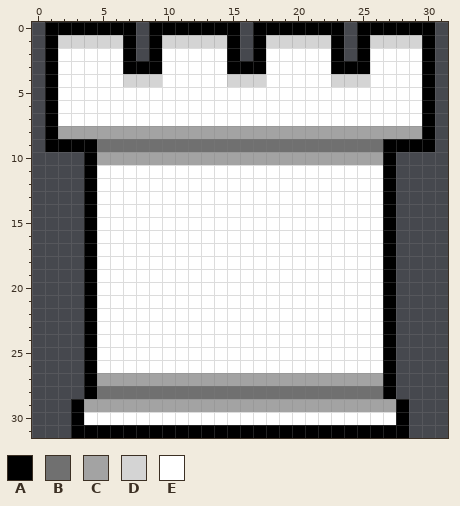
Pixel-art file -- arts/pieces/tower32.ase. That is the earlier state.
32x32 pixels, 1 frame.
Palette (. is transparent): A #000000  B #707070  C #a3a3a3  D #d4d4d4  E #ffffff
Pixels before, first column x 1:
 0 AAAAAAA.AAAAAAA.AAAAAAA.AAAAAA
 1 ADDDDDA.ADDDDDA.ADDDDDA.ADDDDA
 2 AEEEEEA.AEEEEEA.AEEEEEA.AEEEEA
 3 AEEEEEAAAEEEEEAAAEEEEEAAAEEEEA
 4 AEEEEEDDDEEEEEDDDEEEEEDDDEEEEA
 5 AEEEEEEEEEEEEEEEEEEEEEEEEEEEEA
 6 AEEEEEEEEEEEEEEEEEEEEEEEEEEEEA
 7 AEEEEEEEEEEEEEEEEEEEEEEEEEEEEA
 8 ACCCCCCCCCCCCCCCCCCCCCCCCCCCCA
 9 AAAABBBBBBBBBBBBBBBBBBBBBBAAAA
10 ...ACCCCCCCCCCCCCCCCCCCCCCA...
11 ...AEEEEEEEEEEEEEEEEEEEEEEA...
12 ...AEEEEEEEEEEEEEEEEEEEEEEA...
13 ...AEEEEEEEEEEEEEEEEEEEEEEA...
14 ...AEEEEEEEEEEEEEEEEEEEEEEA...
15 ...AEEEEEEEEEEEEEEEEEEEEEEA...
16 ...AEEEEEEEEEEEEEEEEEEEEEEA...
17 ...AEEEEEEEEEEEEEEEEEEEEEEA...
18 ...AEEEEEEEEEEEEEEEEEEEEEEA...
19 ...AEEEEEEEEEEEEEEEEEEEEEEA...
20 ...AEEEEEEEEEEEEEEEEEEEEEEA...
21 ...AEEEEEEEEEEEEEEEEEEEEEEA...
22 ...AEEEEEEEEEEEEEEEEEEEEEEA...
23 ...AEEEEEEEEEEEEEEEEEEEEEEA...
24 ...AEEEEEEEEEEEEEEEEEEEEEEA...
25 ...AEEEEEEEEEEEEEEEEEEEEEEA...
26 ...AEEEEEEEEEEEEEEEEEEEEEEA...
27 ...ACCCCCCCCCCCCCCCCCCCCCCA...
28 ...ABBBBBBBBBBBBBBBBBBBBBBA...
29 ..ACCCCCCCCCCCCCCCCCCCCCCCCA..
30 ..AEEEEEEEEEEEEEEEEEEEEEEEEA..
31 ..AAAAAAAAAAAAAAAAAAAAAAAAAA..
After:
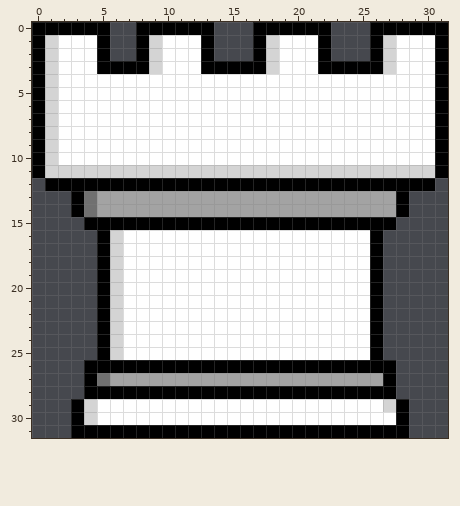
The exact change:
Changed rows in their new state; - is an unchanged pixel.
first column x 0:
 0 A-----..A-----..-------.-.-----A
 1 ADEEEA..ADEEEA..---EEEA.-.A-EEEA
 2 AD---A..AD---A..--D---A.-.AD--EA
 3 AD---AA--D---AA---D---A---AD--EA
 4 AD-----EEE-----EEE-----EEE----EA
 5 AD----------------------------EA
 6 AD----------------------------EA
 7 AD----------------------------EA
 8 ADEEEEEEEEEEEEEEEEEEEEEEEEEEEEEA
 9 ADEEEEEEEEEEEEEEEEEEEEEEEEEEEEEA
10 ADEEEEEEEEEEEEEEEEEEEEEEEEEEEEEA
11 ADDDDDDDDDDDDDDDDDDDDDDDDDDDDDDA
12 -AAA-AAAAAAAAAAAAAAAAAAAAAA-AAA-
13 ---ABCCCCCCCCCCCCCCCCCCCCCCCA---
14 ---ABCCCCCCCCCCCCCCCCCCCCCCCA---
15 -----AAAAAAAAAAAAAAAAAAAAAA-----
16 ----.AD-------------------A.----
17 ----.AD-------------------A.----
18 ----.AD-------------------A.----
19 ----.AD-------------------A.----
20 ----.AD-------------------A.----
21 ----.AD-------------------A.----
22 ----.AD-------------------A.----
23 ----.AD-------------------A.----
24 ----.AD-------------------A.----
25 ----.AD-------------------A.----
26 -----AAAAAAAAAAAAAAAAAAAAAA-----
27 -----B--------------------------
28 -----AAAAAAAAAAAAAAAAAAAAAA-----
29 ----DEEEEEEEEEEEEEEEEEEEEEED----
30 ----D---------------------------
Where, in picture pixels (left, top, right, bottom), the same in both pictures:
changed: (32, 22, 448, 425)
